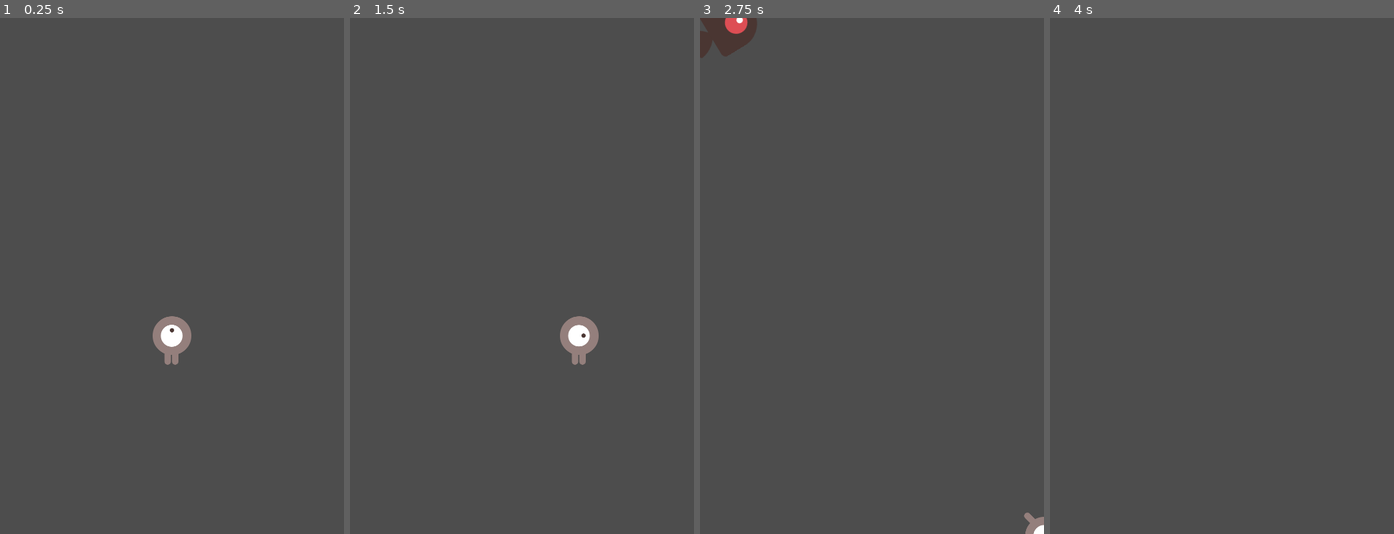
Above: before the commit, frames 1-4 (left to right).
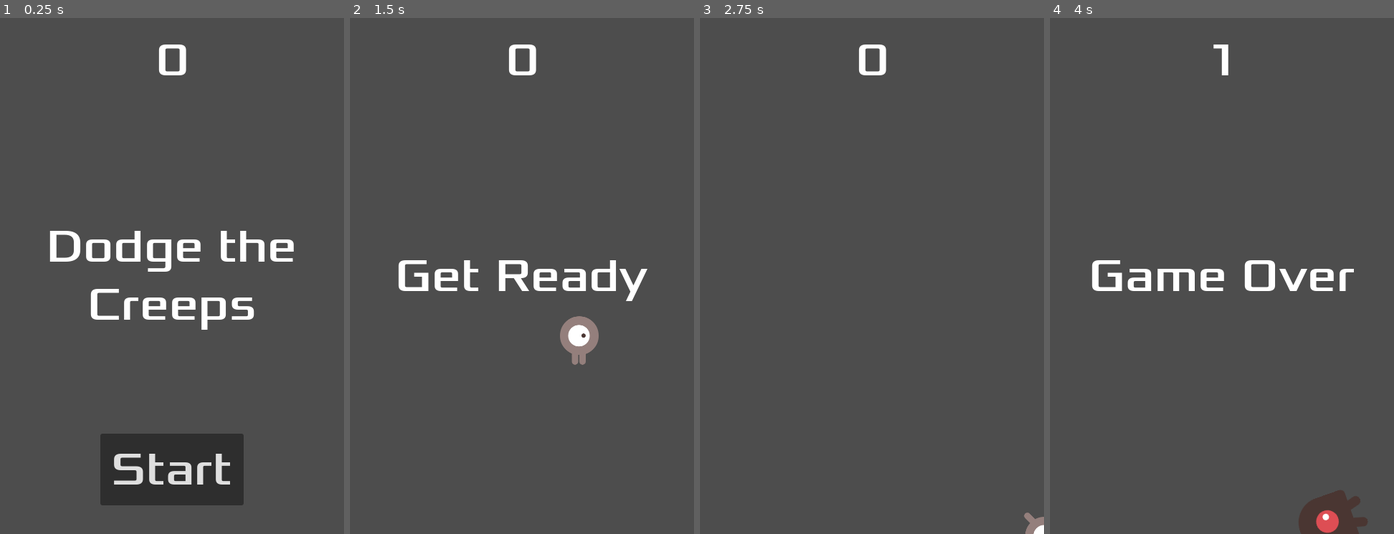
Above: after the commit, the same moments.

Repository: YasiruRF/dodge_creepers
Game: Godot game, scene res://main.tscn
Two runs of this game, one before a commit and one after it. Both use one fixed random seed, a clock stepped at 60 frames per second and the inputs below.
Inputs (mouse positions are in pixels of both pictures, inside the frame that each line leads up to):
- Up to frame 1 (0.25 s): no input
- Up to frame 2 (1.5 s): click (522, 472) at 0.5 s, where only the run after the commit has a clickable "Start"; tap Enter at 1.25 s; hold D (move_right) from 1.28 s (still down)
- Up to frame 3 (2.75 s): release D (move_right) at 2.03 s; hold S (move_down) from 2.03 s (still down)
- Up to frame 4 (4 s): release S (move_down) at 2.78 s; hold D (move_right) 2.78-3.53 s; hold W (move_up) from 3.53 s (still down)

The runs differ from the first frame. In frame 1, 9.6% of the frame differs, in the area x 14-86%, y 5-95%; in frame 2, 2.1%; in frame 3, 1.2%; in frame 4, 3.1%.

Commit message:
main done

Diff:
--- /dev/null
+++ b/hud.gd
@@ -0,0 +1,37 @@
+extends CanvasLayer
+
+signal start_game
+
+# Called when the node enters the scene tree for the first time.
+func _ready() -> void:
+	pass # Replace with function body.
+
+
+# Called every frame. 'delta' is the elapsed time since the previous frame.
+func _process(delta: float) -> void:
+	pass
+
+func show_message(text):
+	$Message.text = text
+	$Message.show()
+	$MessageTimer.start()
+
+func show_game_over():
+	show_message("Game Over")
+	await $MessageTimer.timeout
+
+	$Message.text = "Dodge the Creeps!"
+	$Message.show()
+
+	await get_tree().create_timer(1.0).timeout
+	$StartButton.show()
+
+func update_score(score):
+	$ScoreLabel.text = str(score)
+
+func _on_start_button_pressed() -> void:
+	$StartButton.hide()
+	start_game.emit()
+
+func _on_message_timer_timeout() -> void:
+	$Message.hide()
--- /dev/null
+++ b/hud.tscn
@@ -0,0 +1,66 @@
+[gd_scene load_steps=3 format=3 uid="uid://cfccuhlnxf1ec"]
+
+[ext_resource type="FontFile" uid="uid://rayjbgsosdl1" path="res://fonts/Xolonium-Regular.ttf" id="1_74guy"]
+[ext_resource type="Script" path="res://hud.gd" id="1_yq35l"]
+
+[node name="HUD" type="CanvasLayer"]
+script = ExtResource("1_yq35l")
+
+[node name="ScoreLabel" type="Label" parent="."]
+anchors_preset = 5
+anchor_left = 0.5
+anchor_right = 0.5
+offset_left = -22.5
+offset_top = 20.0
+offset_right = 22.5
+offset_bottom = 98.0
+grow_horizontal = 2
+theme_override_fonts/font = ExtResource("1_74guy")
+theme_override_font_sizes/font_size = 64
+text = "0
+"
+horizontal_alignment = 1
+vertical_alignment = 1
+
+[node name="Message" type="Label" parent="."]
+anchors_preset = 8
+anchor_left = 0.5
+anchor_top = 0.5
+anchor_right = 0.5
+anchor_bottom = 0.5
+offset_left = -240.0
+offset_top = -120.0
+offset_right = 240.0
+offset_bottom = 120.0
+grow_horizontal = 2
+grow_vertical = 2
+size_flags_horizontal = 4
+theme_override_fonts/font = ExtResource("1_74guy")
+theme_override_font_sizes/font_size = 64
+text = "Dodge the Creeps"
+horizontal_alignment = 1
+vertical_alignment = 1
+autowrap_mode = 2
+
+[node name="StartButton" type="Button" parent="."]
+anchors_preset = 7
+anchor_left = 0.5
+anchor_top = 1.0
+anchor_right = 0.5
+anchor_bottom = 1.0
+offset_left = -100.0
+offset_top = -140.0
+offset_right = 100.0
+offset_bottom = -40.0
+grow_horizontal = 2
+grow_vertical = 0
+theme_override_fonts/font = ExtResource("1_74guy")
+theme_override_font_sizes/font_size = 64
+text = "Start"
+
+[node name="MessageTimer" type="Timer" parent="."]
+wait_time = 2.0
+one_shot = true
+
+[connection signal="pressed" from="StartButton" to="." method="_on_start_button_pressed"]
+[connection signal="timeout" from="MessageTimer" to="." method="_on_message_timer_timeout"]
--- a/main.gd
+++ b/main.gd
@@ -4,7 +4,9 @@
 var score
 
 func _ready() -> void:
-	new_game()
+	$Player.hide()
+	$HUD.start_game.connect(_on_start_game)
+
 
 func _process(delta: float) -> void:
 	pass
@@ -12,12 +14,18 @@
 func game_over() -> void:
 	$ScoreTimer.stop()
 	$MobTimer.stop()
+	$HUD.show_game_over()
 
 func new_game():
 	score = 0
+	$Player.show()
 	$Player.start($StartPosition.position)
 	$StartTimer.start()
+	$HUD.update_score(score)
+	$HUD.show_message("Get Ready")
 
+func _on_start_game() -> void:
+	new_game()
 
 func _on_mob_timer_timeout() -> void:
 	# Create a new instance of the Mob scene.
@@ -46,7 +54,12 @@
 
 func _on_score_timer_timeout() -> void:
 	score += 1
+	$HUD.update_score(score)
 
 func _on_start_timer_timeout() -> void:
 	$MobTimer.start()
 	$ScoreTimer.start()
+
+
+func _on_hud_start_game() -> void:
+	new_game()
--- a/main.tscn
+++ b/main.tscn
@@ -1,8 +1,9 @@
-[gd_scene load_steps=5 format=3 uid="uid://cnyglirpej6pm"]
+[gd_scene load_steps=6 format=3 uid="uid://cnyglirpej6pm"]
 
 [ext_resource type="PackedScene" uid="uid://dn8x4e88djese" path="res://player.tscn" id="1_jikim"]
 [ext_resource type="Script" path="res://main.gd" id="1_qk1pq"]
 [ext_resource type="PackedScene" uid="uid://okebid3p53e2" path="res://mob.tscn" id="2_so5jb"]
+[ext_resource type="PackedScene" uid="uid://cfccuhlnxf1ec" path="res://hud.tscn" id="4_ul5eg"]
 
 [sub_resource type="Curve2D" id="Curve2D_6yg2u"]
 _data = {
@@ -33,7 +34,11 @@
 
 [node name="MobSpawnLocation" type="PathFollow2D" parent="MobPath"]
 
+[node name="HUD" parent="." instance=ExtResource("4_ul5eg")]
+
 [connection signal="hit" from="Player" to="." method="game_over"]
 [connection signal="timeout" from="MobTimer" to="." method="_on_mob_timer_timeout"]
 [connection signal="timeout" from="ScoreTimer" to="." method="_on_score_timer_timeout"]
 [connection signal="timeout" from="StartTimer" to="." method="_on_start_timer_timeout"]
+[connection signal="start_game" from="HUD" to="." method="new_game"]
+[connection signal="start_game" from="HUD" to="." method="_on_hud_start_game"]
--- a/player.gd
+++ b/player.gd
@@ -7,7 +7,7 @@
 
 func _ready() -> void:
 	screen_size = get_viewport_rect().size
-	#hide()
+	hide()
 
 func _process(delta: float) -> void:
 	get_input()
@@ -49,7 +49,14 @@
 	hit.emit()
 	$CollisionShape2D.set_deferred("disabled", true)
 
-func start(pos):
+func start(pos: Vector2) -> void:
 	position = pos
+	rotation = 0
 	show()
 	$CollisionShape2D.disabled = false
+
+	# Reset animation state
+	$AnimatedSprite2D.animation = "walk"
+	$AnimatedSprite2D.flip_h = false
+	$AnimatedSprite2D.flip_v = false
+	$AnimatedSprite2D.stop()
